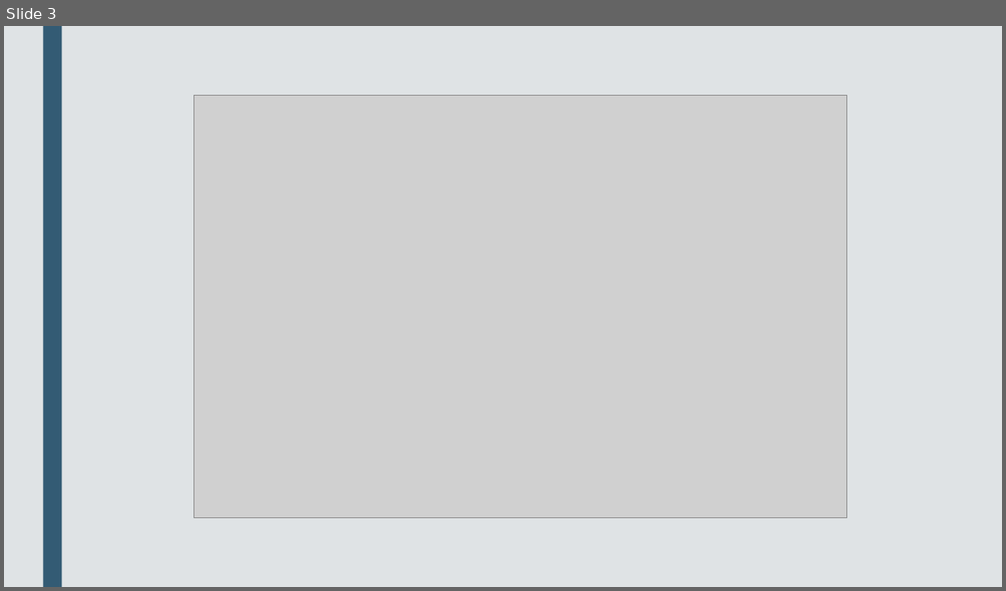
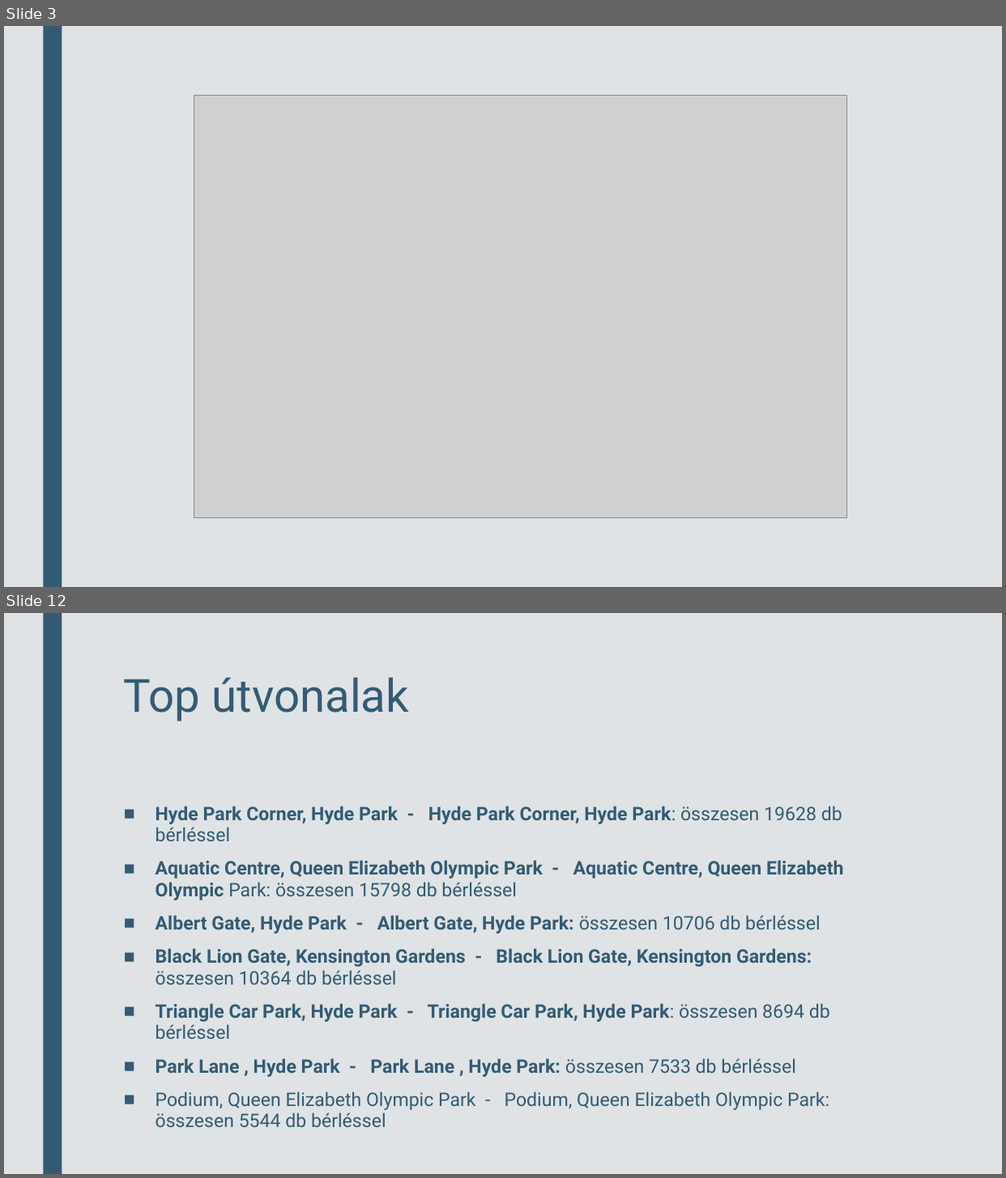
Before and after one commit to OnionKiller/MaVizHF-2022, a slide deck: London Bikesharing.pptx. Shown one above the other, each under a label of ours: slide 3 before the commit, slides 3 and 12 after it; the slides between them are not shown. The pictures are 1006x591 and 1006x1178 pixels, drawn with LibreOffice and Linux fonts; fonts in the diff are those of the drawing; grey boxes stand for pictures. Boxes give left, top, right and bottom in pixels: in the first picture for what was removed or moved away, otherwise in the second. Text is boxed around its words. In the diff, an @@ line names an element or a change of style, - is before the commit and + after.

```diff
--- a/London Bikesharing.pptx
+++ b/London Bikesharing.pptx
@@ slide 12 added at (x1=4, y1=613, x2=1002, y2=1174), background #DFE3E5; not listed: 1 template element that a slide beside it also shows @@
@@ title added at (x1=124, y1=677, x2=409, y2=722), 44 pt, text #335B74 @@
+Top útvonalak
@@ text added at (x1=155, y1=806, x2=844, y2=1127), 18 pt, text #335B74, bold @@
+■ Hyde Park Corner, Hyde Park - Hyde Park Corner, Hyde Park: összesen 19628 db bérléssel
+■ Aquatic Centre, Queen Elizabeth Olympic Park - Aquatic Centre, Queen Elizabeth Olympic Park: összesen 15798 db bérléssel
+■ Albert Gate, Hyde Park - Albert Gate, Hyde Park: összesen 10706 db bérléssel
+■ Black Lion Gate, Kensington Gardens - Black Lion Gate, Kensington Gardens: összesen 10364 db bérléssel
+■ Triangle Car Park, Hyde Park - Triangle Car Park, Hyde Park: összesen 8694 db bérléssel
+■ Park Lane , Hyde Park - Park Lane , Hyde Park: összesen 7533 db bérléssel
+■ Podium, Queen Elizabeth Olympic Park - Podium, Queen Elizabeth Olympic Park: összesen 5544 db bérléssel
```
Also in this commit, not shown: 4 slides changed, 11 other slides added.
